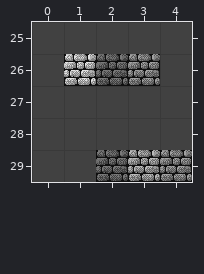
Tiled map, stored at android/assets/maps/templ001.tmx. The first picture shows the starting point.
Cells are 32x32 px. Shown: x 0..4, y 25..29.
After the commit:
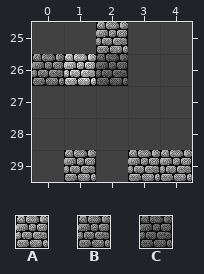
Key: from "obtacles": A 1, B 2, C 8.
_ is an empty cell, . an unchanged one.
Commit message: Generation with 2 patterns
What changed:
--- layer "pattern"
@@ x 0..3 @@
-25 .._.
-26 _..B
+25 ..A.
+26 B.._
@@ x 1..4 @@
-29 _C.B
+29 A_.A
Changed places in both pictures, as pixel boxes (x1, y1, x2, y2):
changed: (96, 22, 160, 86)
added: (32, 54, 64, 86)
changed: (64, 150, 128, 182)
changed: (160, 150, 192, 181)
